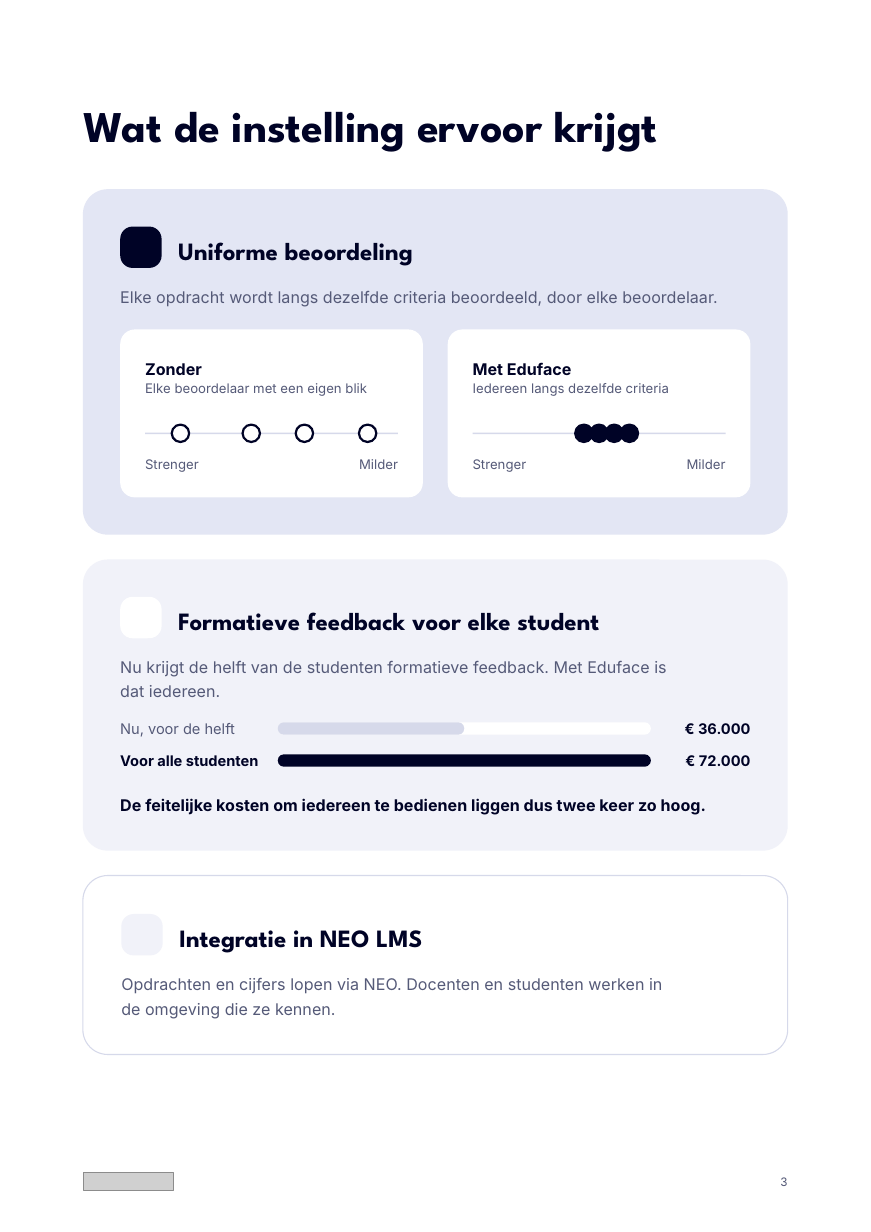
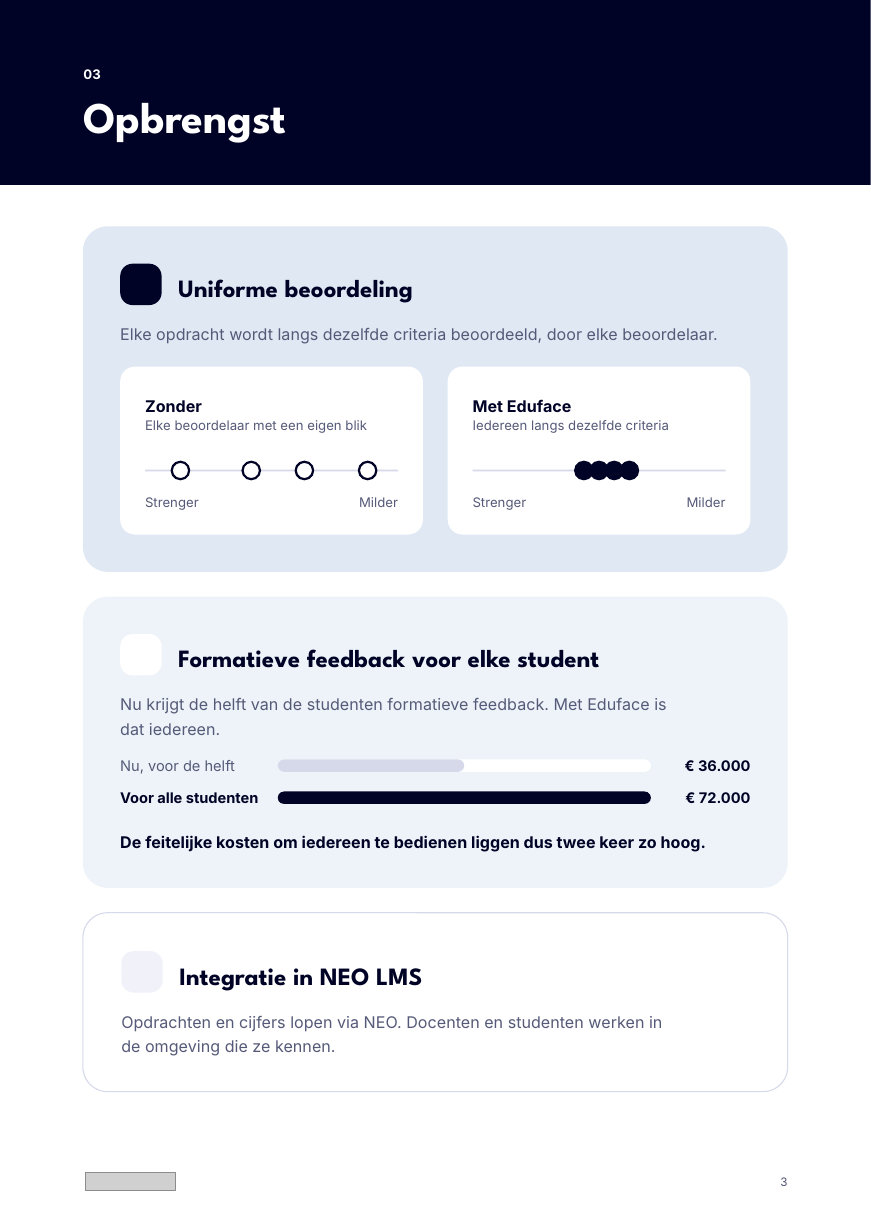
Before and after one commit to Dante-Eduface/Claude, a slide deck: slide 3 of Design/Concepts/document/eduface-document-bewerkbaar.pptx. Drawn at 871x1232 pixels with LibreOffice and Linux fonts; fonts in the diff are those of the drawing; grey boxes stand for pictures; background and template pictures are left out. Boxes give left, top, right and bottom in pixels: in the first picture for what was removed or moved away, otherwise in the second. Text is boxed around its words. In the diff, an @@ line names an element or a change of style, - is before the commit and + after.

```diff
--- a/Design/Concepts/document/eduface-document-bewerkbaar.pptx
+++ b/Design/Concepts/document/eduface-document-bewerkbaar.pptx
@@ rectangle added at [0,0,871,185], fill #000326 @@
@@ text added at [83,69,100,79], 9 pt, text #FFFFFF, bold @@
+03
@@ text removed at [83,111,657,152] @@
-Wat de instelling ervoor krijgt
@@ text added at [83,102,286,143], 30 pt, text #FFFFFF, bold @@
+Opbrengst
@@ 11 texts, 8 rounded rectangles, 8 ellipses, 2 rectangles: place and size @@
-11 texts, 8 rounded rectangles, 8 ellipses, 2 rectangles at [83,190,788,1018]
+11 texts, 8 rounded rectangles, 8 ellipses, 2 rectangles at [83,226,788,1056]
@@ rounded rectangle at [83,226,788,572]: fill #E3E6F4 to #DFE8F3 @@
@@ 8 texts, 3 rounded rectangles: place and size @@
-8 texts, 3 rounded rectangles at [83,291,788,1054]
+8 texts, 3 rounded rectangles at [83,328,788,1092]
@@ rounded rectangle at [83,597,788,888]: fill #F1F2F9 to #EEF3F9 @@
```
Also in this commit, not shown: 5 other slides changed, 21 other files.
